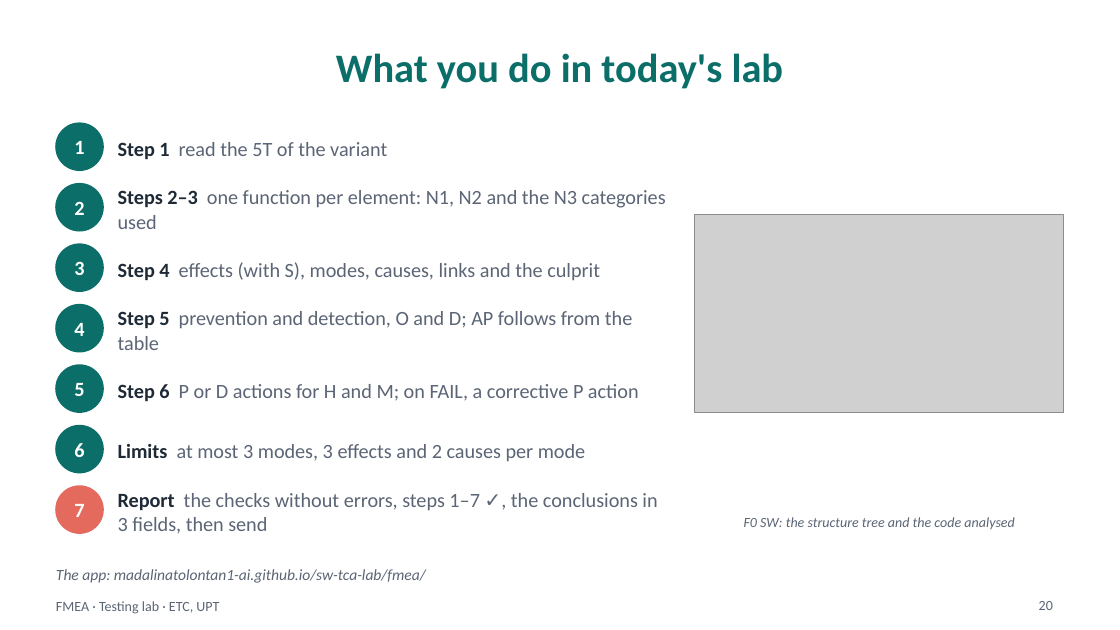
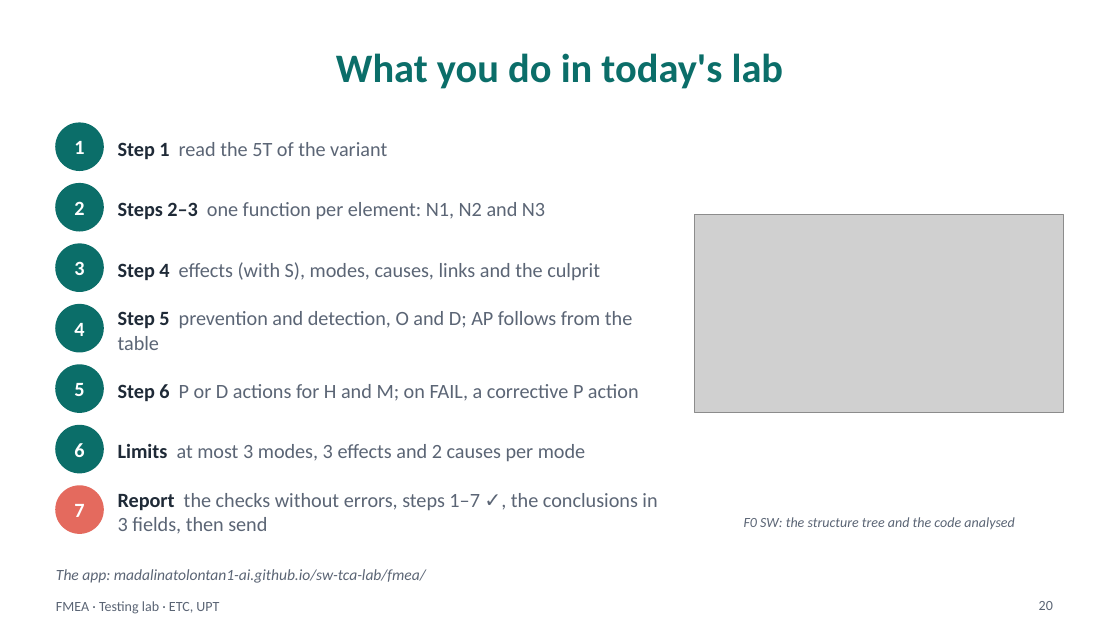
Before and after one commit to madalinatolontan1-ai/sw-tca-lab, a slide deck: slide 20 of materials/fmea_deck_src/FMEA_lecture_EN_draft.pptx. Drawn at 1120x630 pixels with LibreOffice and Linux fonts; fonts in the diff are those of the drawing; grey boxes stand for pictures. Boxes give left, top, right and bottom in pixels: in the first picture for what was removed or moved away, otherwise in the second. Text is boxed around its words. In the diff, an @@ line names an element or a change of style, - is before the commit and + after.

```diff
--- a/materials/fmea_deck_src/FMEA_lecture_EN_draft.pptx
+++ b/materials/fmea_deck_src/FMEA_lecture_EN_draft.pptx
@@ text at [118,202,545,220]: text changed @@
-Steps 2–3 one function per element: N1, N2 and the N3 categories used
+Steps 2–3 one function per element: N1, N2 and N3
```
Also in this commit, not shown: 3 other slides changed, 21 other files.
